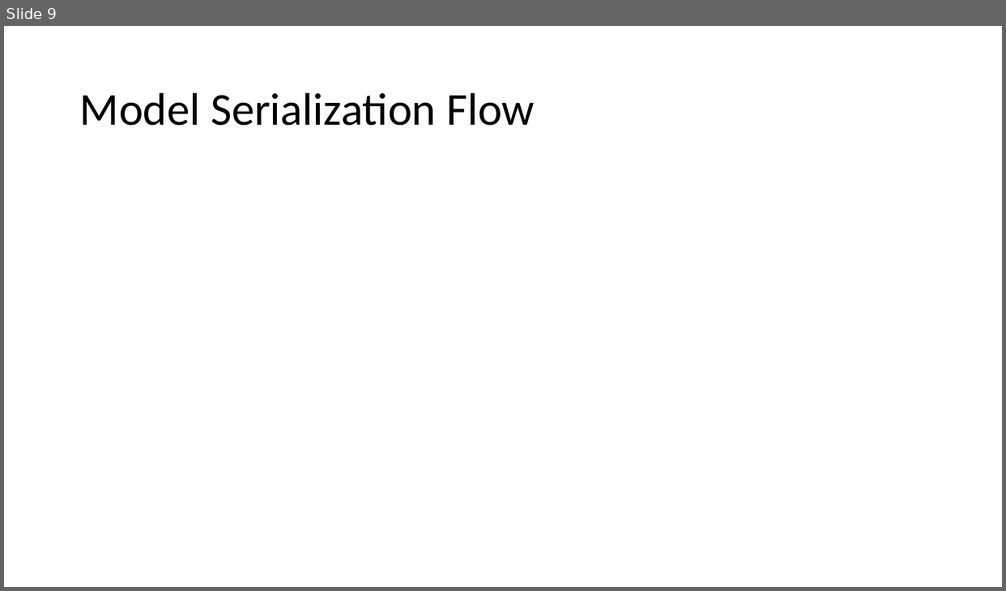
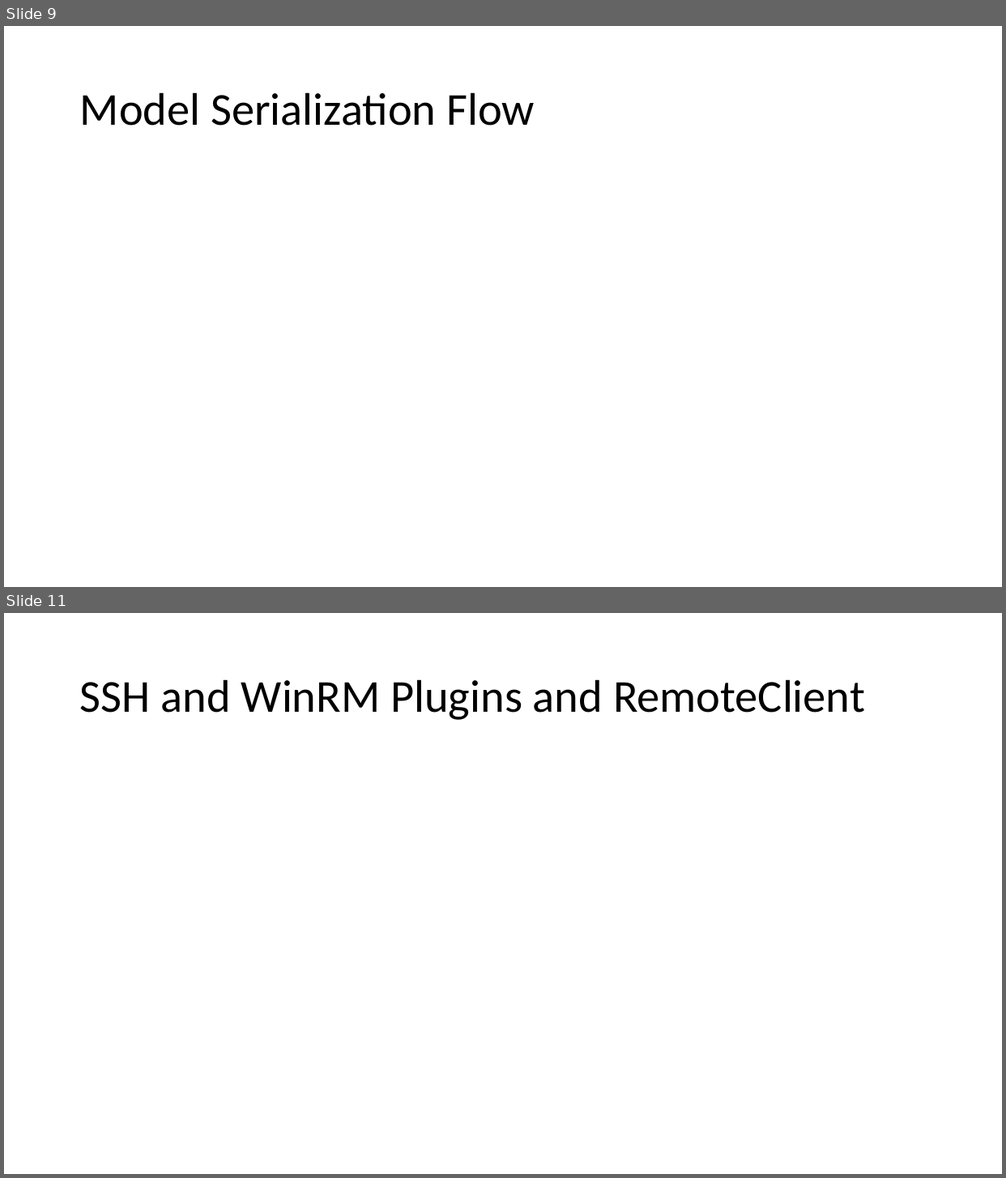
Before and after one commit to dwalleck/opencafe-training, a slide deck: OpenCafeTraining-Part1.pptx. Shown one above the other, each under a label of ours: slide 9 before the commit, slides 9 and 11 after it; the slides between them are not shown. The pictures are 1006x591 and 1006x1178 pixels, drawn with LibreOffice and Linux fonts; fonts in the diff are those of the drawing. Boxes give left, top, right and bottom in pixels: in the first picture for what was removed or moved away, otherwise in the second. Text is boxed around its words. In the diff, an @@ line names an element or a change of style, - is before the commit and + after.

```diff
--- a/OpenCafeTraining-Part1.pptx
+++ b/OpenCafeTraining-Part1.pptx
@@ slide 11 added at box(4, 613, 1002, 1174), background #FFFFFF @@
@@ title added at box(80, 679, 865, 720), 44 pt, text #000000 @@
+SSH and WinRM Plugins and RemoteClient
```
Also in this commit, not shown: 4 slides changed, 3 other slides added, 1 other file.
